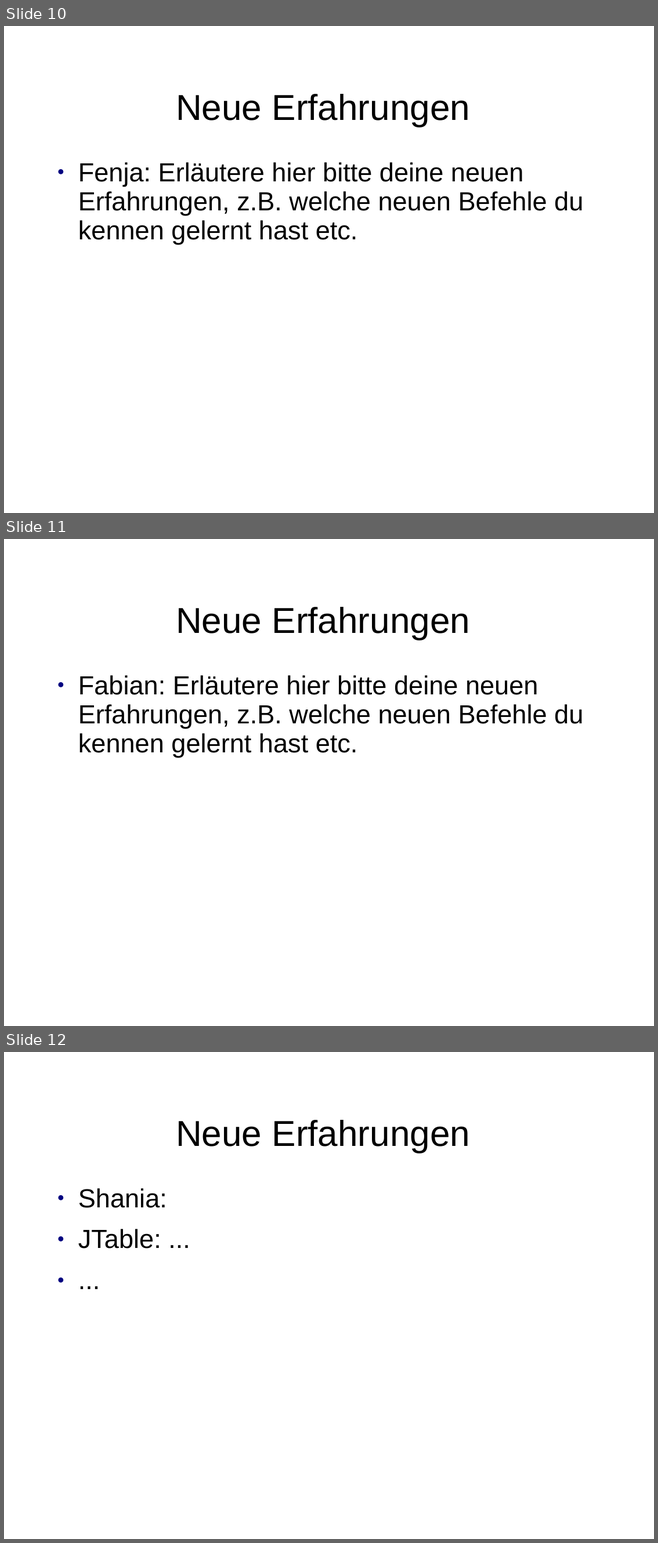
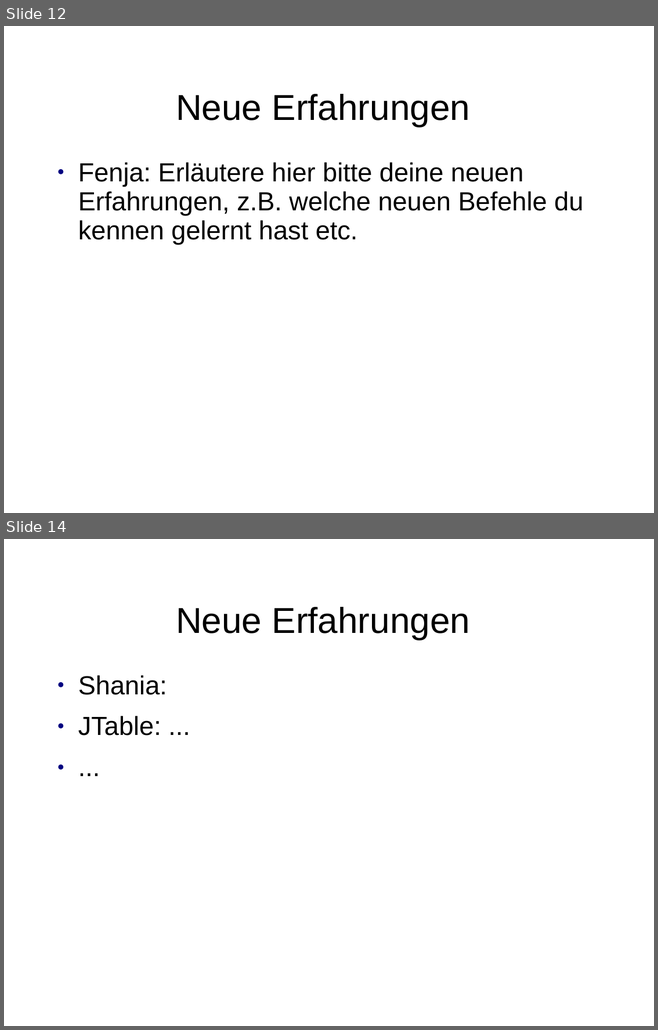
Before and after one commit to ShaniaAllhusen/Mittelstufenprojekt, a slide deck: Projekt-Präsentation.ppt. Shown one above the other, each under a label of ours: slides 10, 11 and 12 before the commit, slides 12 and 14 after it; the slides between them are not shown. The pictures are 658x1543 and 658x1030 pixels, drawn with LibreOffice and Linux fonts; fonts in the diff are those of the drawing. Boxes give left, top, right and bottom in pixels: in the first picture for what was removed or moved away, otherwise in the second. Text is boxed around its words. In the diff, an @@ line names an element or a change of style, - is before the commit and + after.

```diff
--- a/Projekt-Präsentation.ppt
+++ b/Projekt-Präsentation.ppt
@@ slide 11 removed at (x1=4, y1=539, x2=654, y2=1026), background #FFFFFF @@
@@ title removed at (x1=176, y1=607, x2=470, y2=639) @@
-Neue Erfahrungen
@@ text removed at (x1=78, y1=675, x2=583, y2=758) @@
-● Fabian: Erläutere hier bitte deine neuen Erfahrungen, z.B. welche neuen Befehle du kennen gelernt hast etc.
@@ what was slide 10 is now slide 12 @@
@@ what was slide 12 is now slide 14 @@
```
Also in this commit, not shown: 3 slides changed, 6 slides added, 2 other slides removed.
